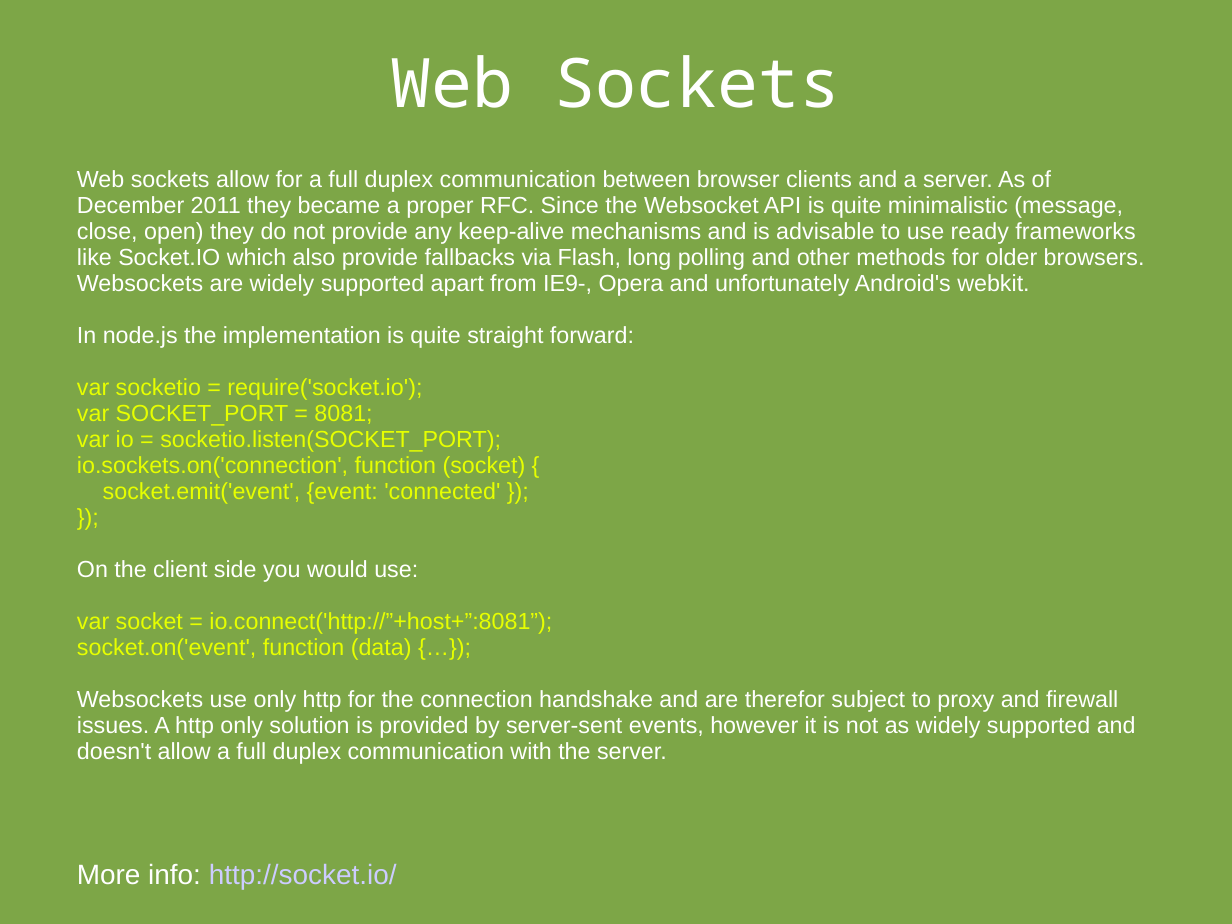
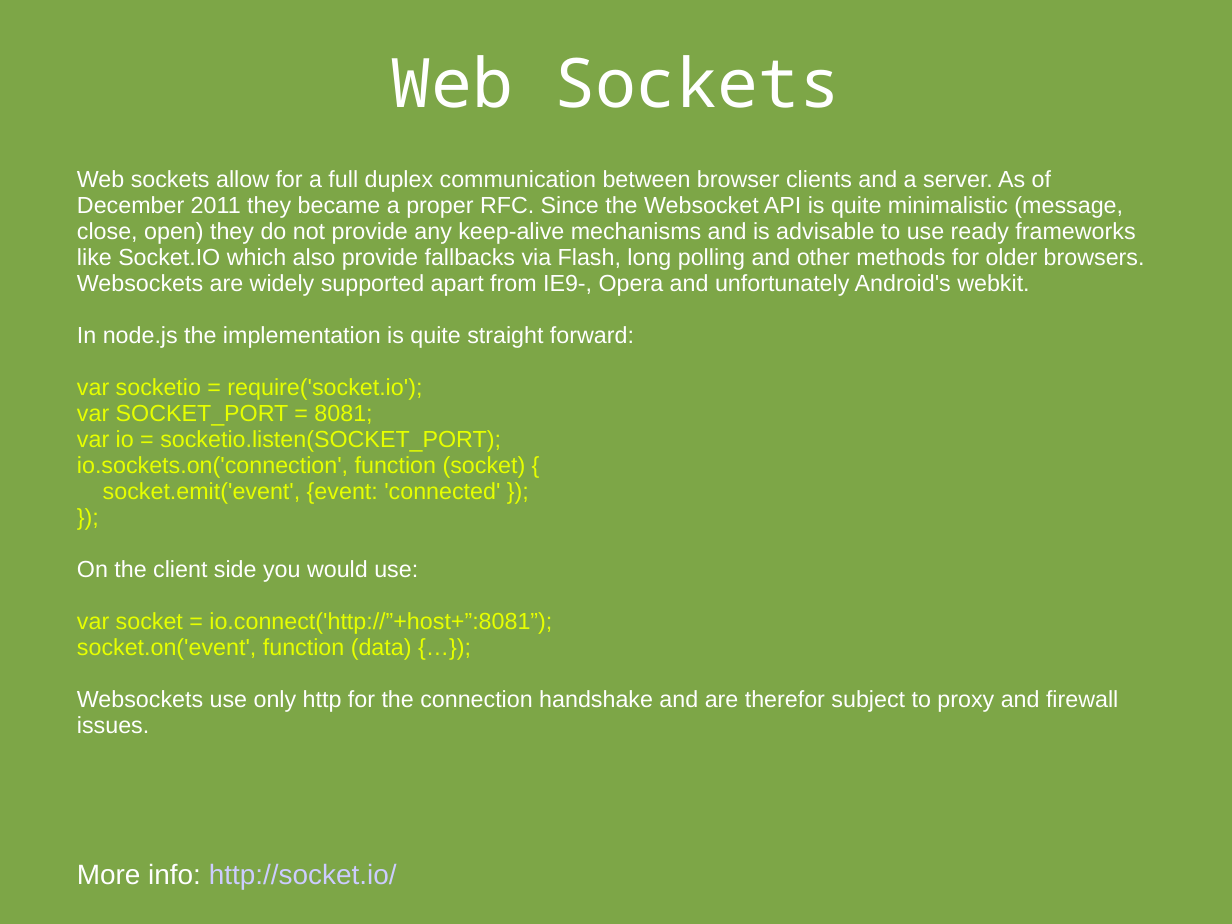
Before and after one commit to Houston-Inc/HTML5, a slide deck: slide 26 of html5.ppt. Drawn at 1232x924 pixels with LibreOffice and Linux fonts; fonts in the diff are those of the drawing. Boxes give left, top, right and bottom in pixels: in the first picture for what was removed or moved away, otherwise in the second. Text is boxed around its words. In the diff, an @@ line names an element or a change of style, - is before the commit and + after.

Commit message:
ppt fix

```diff
--- a/html5.ppt
+++ b/html5.ppt
@@ text at (x1=77, y1=690, x2=1118, y2=733): text changed @@
-Websockets use only http for the connection handshake and are therefor subject to proxy and firewall issues. A http only solution is provided by server-sent events, however it is not as widely supported and doesn't allow a full duplex communication with the server.
+Websockets use only http for the connection handshake and are therefor subject to proxy and firewall issues.
```
Also in this commit, not shown: 9 other slides changed.
